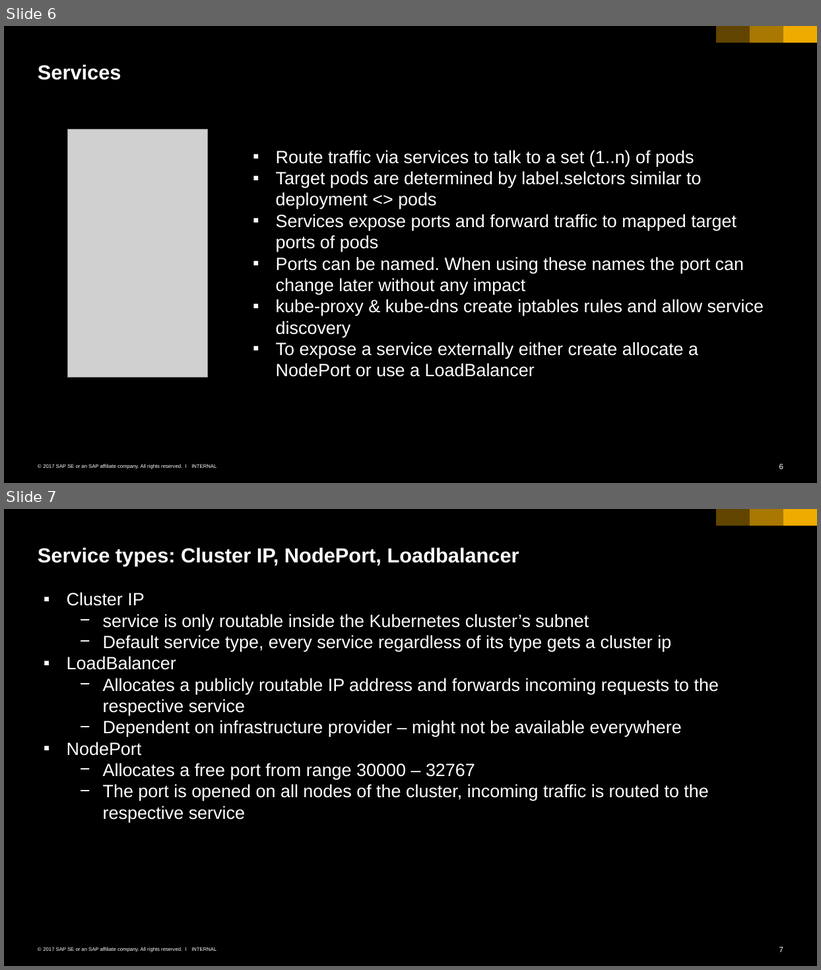
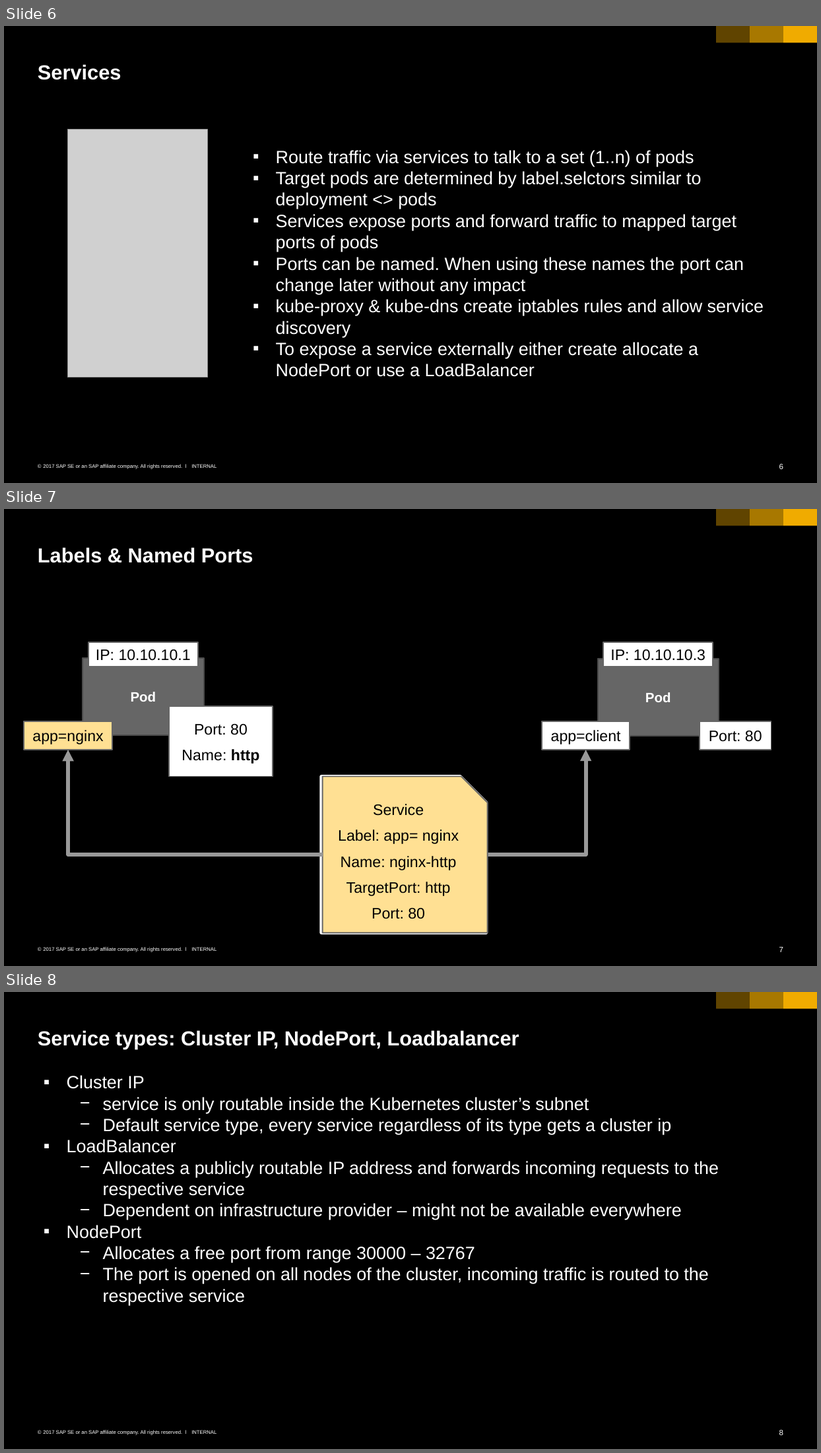
Before and after one commit to cuijiyao01/docker-k8s-training, a slide deck: kubernetes/04_networking_services.pptx. Shown one above the other, each under a label of ours: slides 6 and 7 before the commit, slides 6, 7 and 8 after it. The pictures are 821x970 and 821x1453 pixels, drawn with LibreOffice and Linux fonts; fonts in the diff are those of the drawing; grey boxes stand for pictures. Boxes give left, top, right and bottom in pixels: in the first picture for what was removed or moved away, otherwise in the second. Text is boxed around its words. In the diff, an @@ line names an element or a change of style, - is before the commit and + after.

Commit message:
added slide about named ports

```diff
--- a/kubernetes/04_networking_services.pptx
+++ b/kubernetes/04_networking_services.pptx
@@ slide 7 added at (4, 509, 817, 966), background #000000; not listed: 6 template elements that a slide beside it also shows @@
@@ title added at (38, 547, 253, 563), 24 pt, text #FFFFFF, bold @@
+Labels & Named Ports
@@ group added at (542, 642, 771, 750): 4 rectangles @@
+Pod
+app=client
+Port: 80
+IP: 10.10.10.3
@@ group added at (24, 642, 273, 776): 4 rectangles @@
+Pod
+IP: 10.10.10.1
+app=nginx
+Port: 80
+Name: http
@@ elbow arrow added from (322, 855) to (68, 750), #999999 4.5 pt @@
@@ elbow arrow added from (486, 855) to (585, 750), #999999 4.5 pt @@
@@ snip rect added at (321, 776, 486, 933), fill #666666, outline #FFFFFF 3.75 pt, 18 pt, text #FFFFFF @@
+Service
+Label: app= client
+– TargetPort: 80
+– Port: 80
@@ snip rect added at (322, 776, 487, 933), fill #FFE093, outline #666666 1.5 pt, 18 pt, text #000000 @@
+Service
+Label: app= nginx
+Name: nginx-http
+TargetPort: http
+Port: 80
@@ what was slide 7 is now slide 8 @@
@@ page number at (780, 1430, 783, 1436): text changed @@
-7
+8
```
